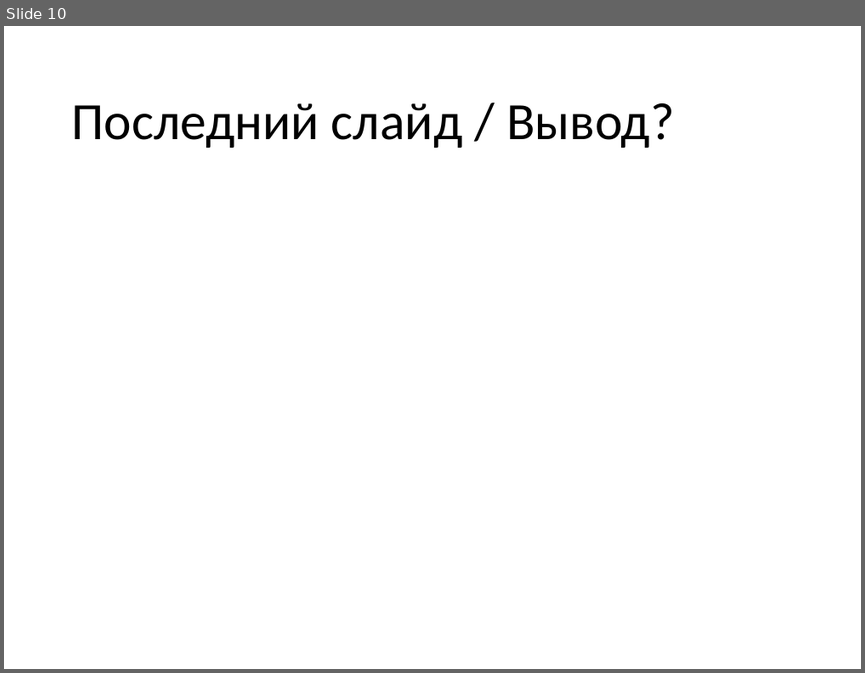
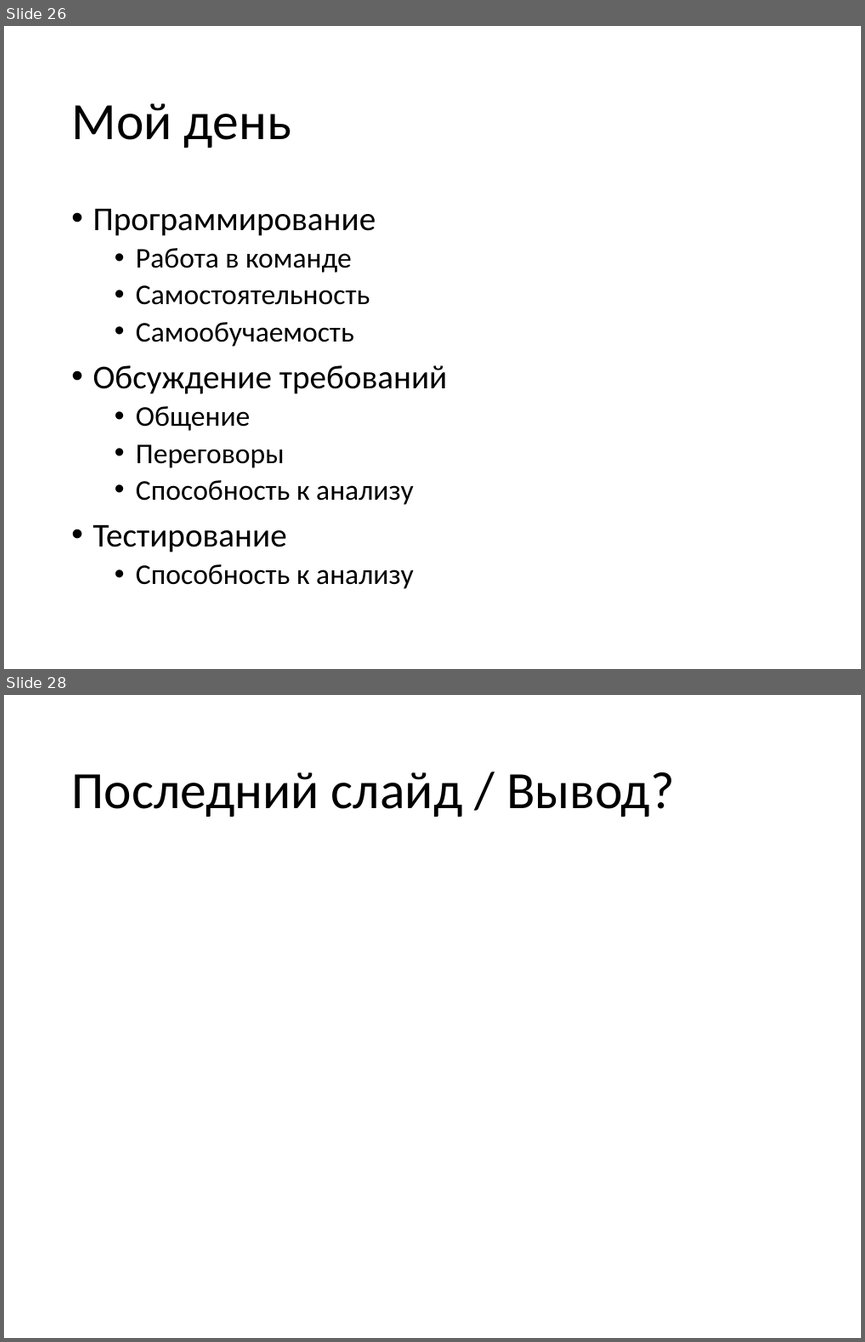
Before and after one commit to vitali-kviatkouski/personal, a slide deck: epamkids/EPAMKids.pptx. Shown one above the other, each under a label of ours: slide 10 before the commit, slides 26 and 28 after it; the slides between them are not shown. The pictures are 865x673 and 865x1342 pixels, drawn with LibreOffice and Linux fonts; fonts in the diff are those of the drawing. Boxes give left, top, right and bottom in pixels: in the first picture for what was removed or moved away, otherwise in the second. Text is boxed around its words. In the diff, an @@ line names an element or a change of style, - is before the commit and + after.

```diff
--- a/epamkids/EPAMKids.pptx
+++ b/epamkids/EPAMKids.pptx
@@ slide 26 added at [4,26,861,669], background #FFFFFF @@
@@ title added at [71,103,291,148], 44 pt, text #000000 @@
+Мой день
@@ text added at [93,209,447,589], 24 pt, text #000000 @@
+• Программирование
+  • Работа в команде
+  • Самостоятельность
+  • Самообучаемость
+• Обсуждение требований
+  • Общение
+  • Переговоры
+  • Способность к анализу
+• Тестирование
+  • Способность к анализу
@@ what was slide 10 is now slide 28 @@
```
Also in this commit, not shown: 3 slides changed, 18 other slides added, 1 slide removed.
